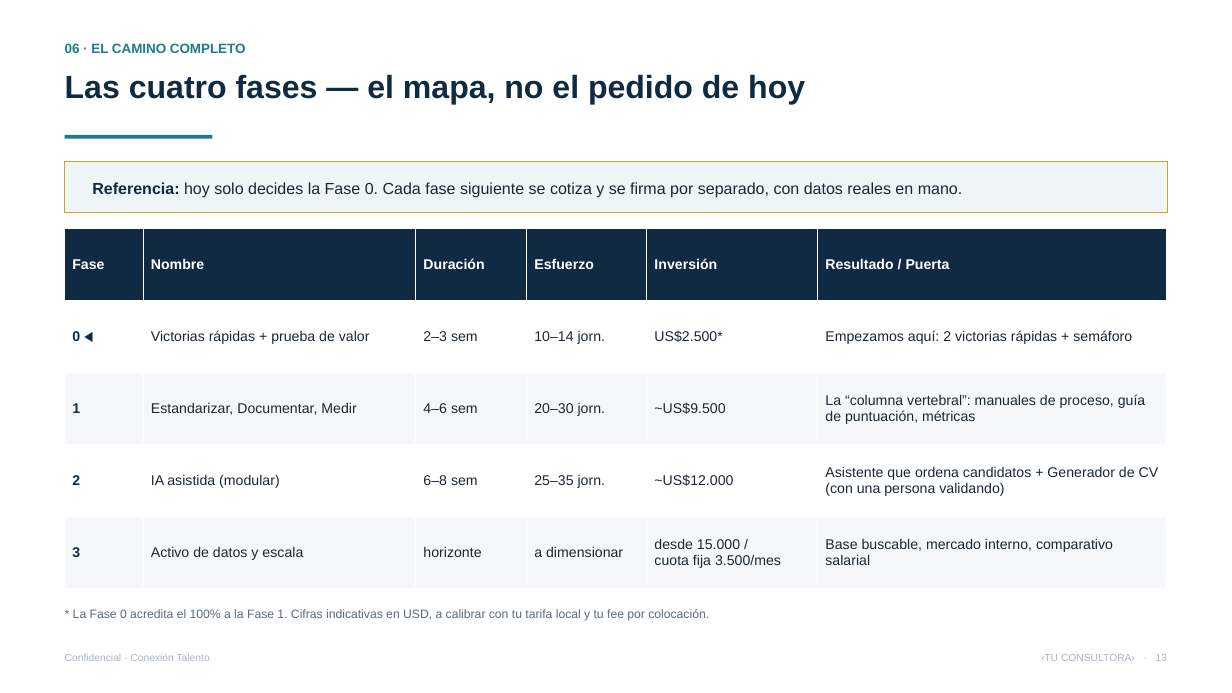
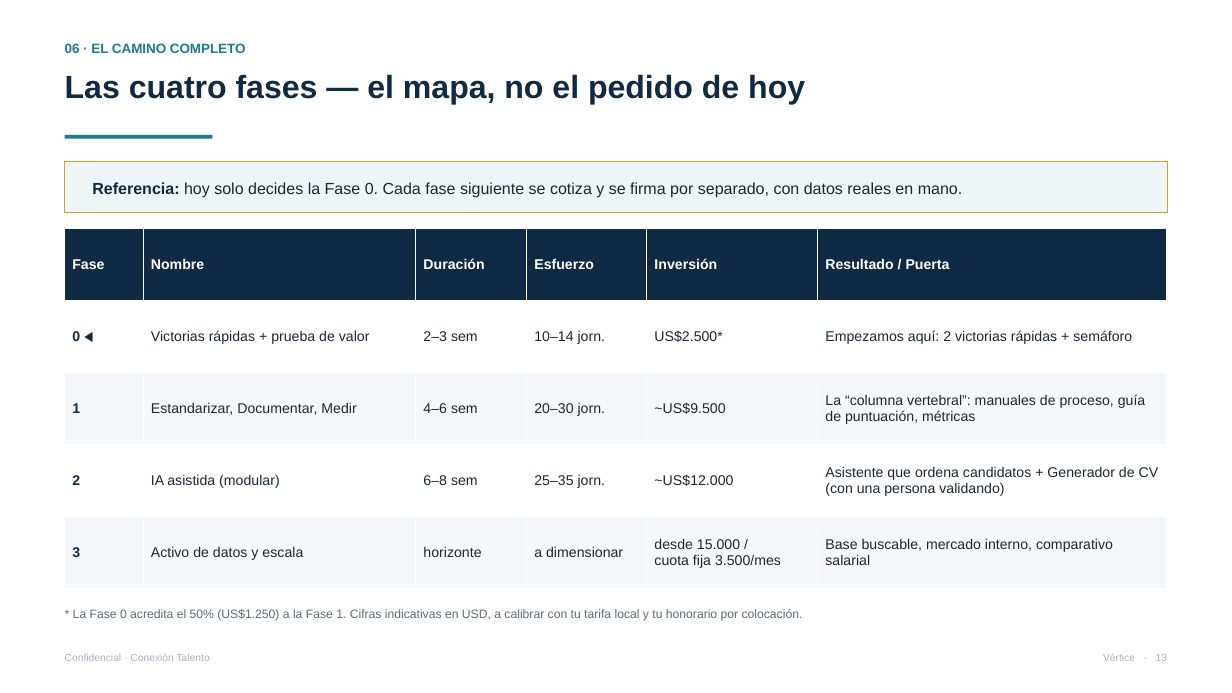
Before and after one commit to vverlaine/conexion-talento-ia, a slide deck: slide 13 of 04-propuesta/Presentacion-Conexion-Talento.pptx. Drawn at 1232x693 pixels with LibreOffice and Linux fonts; fonts in the diff are those of the drawing. Boxes give left, top, right and bottom in pixels: in the first picture for what was removed or moved away, otherwise in the second. Text is boxed around its words. In the diff, an @@ line names an element or a change of style, - is before the commit and + after.

```diff
--- a/04-propuesta/Presentacion-Conexion-Talento.pptx
+++ b/04-propuesta/Presentacion-Conexion-Talento.pptx
@@ text at (73, 609, 803, 621): text changed @@
-* La Fase 0 acredita el 100% a la Fase 1. Cifras indicativas en USD, a calibrar con tu tarifa local y tu fee por colocación.
+* La Fase 0 acredita el 50% (US$1.250) a la Fase 1. Cifras indicativas en USD, a calibrar con tu tarifa local y tu honorario por colocación.
@@ text at (1103, 654, 1167, 661): text changed @@
-‹TU CONSULTORA› · 13
+Vértice · 13
```
Also in this commit, not shown: 18 other slides changed, 6 other files.
